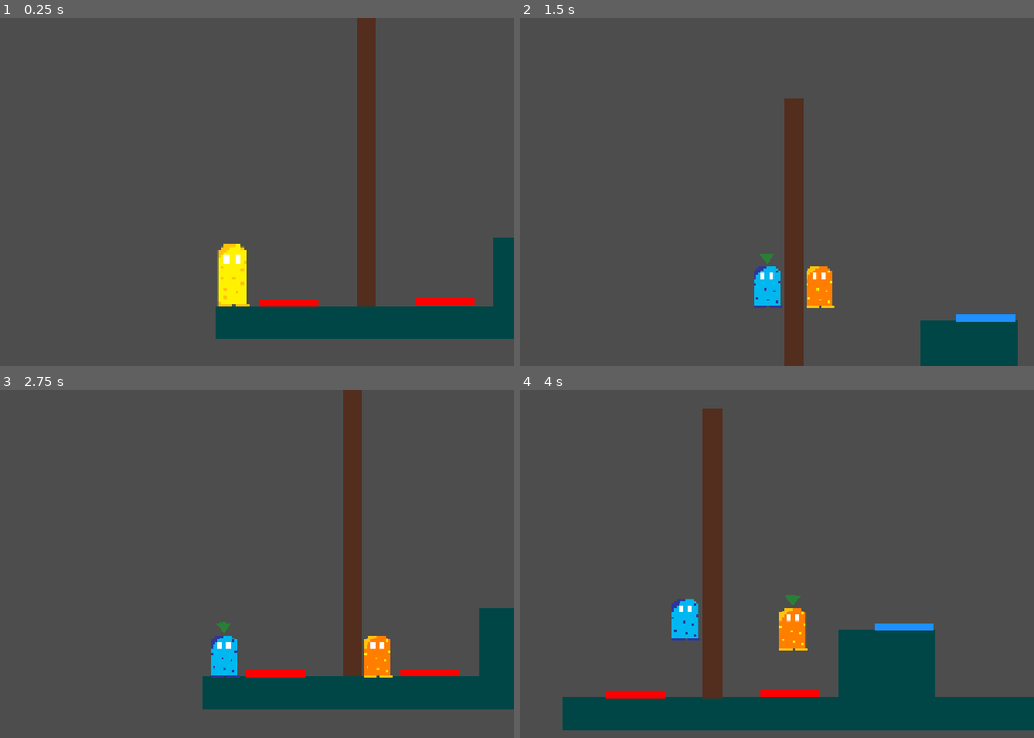
Above: before the commit, frames 1-4 (two rows, left to right).
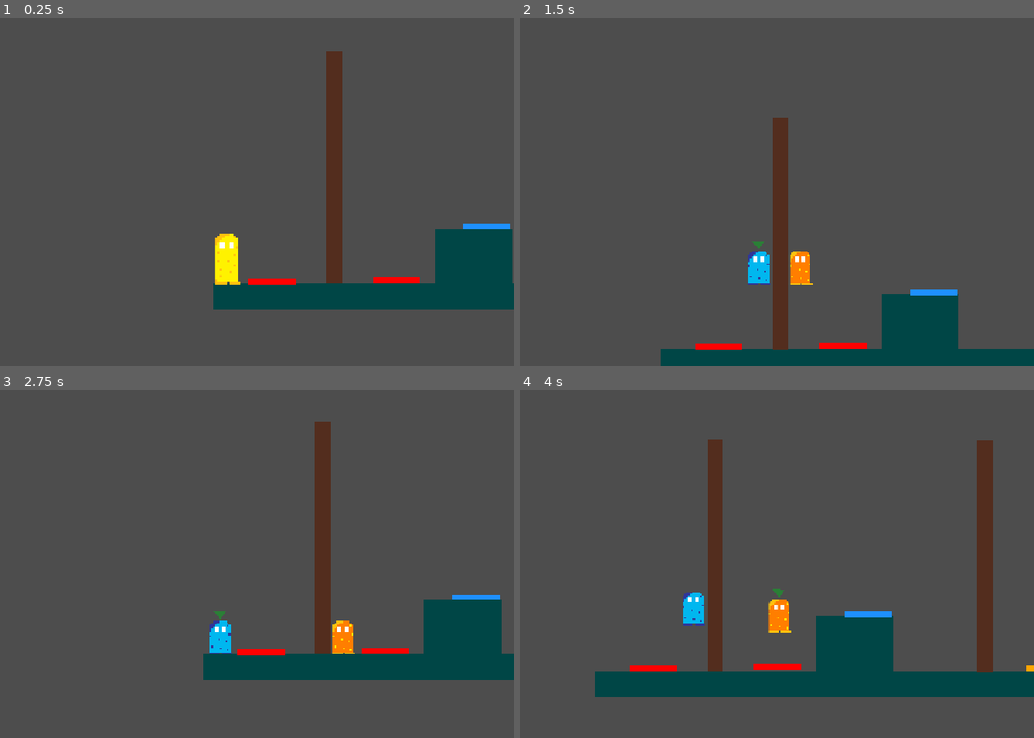
Above: after the commit, the same moments.

Repository: szilveszterbiro7/week4
Game: Godot game, scene res://Scenes/level1.tscn
Same seed, same stepped clock (60 frames per second), same inputs: the game is played once before the commit and once after it.
Inputs (mouse positions are in pixels of both pictures, inside the frame that each line leads up to):
- Up to frame 1 (0.25 s): no input
- Up to frame 2 (1.5 s): tap Enter at 0.5 s; move the mouse to (859, 174) at 0.52 s; hold D (right) from 0.53 s (still down); tap Tab (change_character) at 0.6 s; click (859, 174) at 0.67 s; tap W (jump) at 0.77 s; move the mouse to (602, 209) at 1.27 s; tap F (split) at 1.35 s
- Up to frame 3 (2.75 s): tap W (jump) at 1.52 s; move the mouse to (267, 487) at 2.02 s; release D (right) at 2.03 s; hold A (left) from 2.03 s (still down); tap Alt at 2.1 s
- Up to frame 4 (4 s): move the mouse to (694, 633) at 2.77 s; release A (left) at 2.78 s; hold D (right) from 2.78 s (still down); tap Shift at 2.85 s; click (694, 633) at 2.92 s; tap W (jump) at 3.02, 3.77 s; move the mouse to (910, 616) at 3.52 s; tap Tab (change_character) at 3.6 s

The runs differ from the first frame. In frame 1, 16% of the frame differs, in the area x 41-100%, y 0-93%; in frame 2, 11%; in frame 3, 17%; in frame 4, 21%, in the area x 8-100%, y 5-98%.

Commit message:
Made the second level

Diff:
--- a/week-4/Scenes/clone.tscn
+++ b/week-4/Scenes/clone.tscn
@@ -26,5 +26,6 @@
 uv = PackedVector2Array(68, 42.799995, 68, 42.799995, 40, 84.4, 0.7999878, 42.799995, 23.199982, 42.799995, 23.199982, -18, 41.599976, -17.199997, 43.200012, 38.799995)
 
 [node name="Camera2D" type="Camera2D" parent="." unique_id=999519707]
+zoom = Vector2(0.8, 0.8)
 position_smoothing_enabled = true
 rotation_smoothing_enabled = true
--- a/week-4/Scenes/level1.tscn
+++ b/week-4/Scenes/level1.tscn
@@ -7,6 +7,7 @@
 [ext_resource type="PackedScene" uid="uid://xmtdx5e5rg6w" path="res://Scenes/door.tscn" id="5_y4dr7"]
 [ext_resource type="PackedScene" uid="uid://8s224681l7qj" path="res://Scenes/pressureplate.tscn" id="6_didp7"]
 [ext_resource type="PackedScene" uid="uid://3xvfopas1u0d" path="res://Scenes/exit_gate.tscn" id="7_2a60c"]
+[ext_resource type="PackedScene" uid="uid://cywoixrc6qngl" path="res://Scenes/level2.tscn" id="8_4iphx"]
 
 [sub_resource type="RectangleShape2D" id="RectangleShape2D_ce5me"]
 size = Vector2(43.859375, 2.203125)
@@ -104,5 +105,6 @@
 
 [node name="ExitGate" parent="." unique_id=103256322 instance=ExtResource("7_2a60c")]
 position = Vector2(1195, 181)
+next_scene = ExtResource("8_4iphx")
 
 [editable path="Clone2"]
--- /dev/null
+++ b/week-4/Scenes/level2.tscn
@@ -0,0 +1,166 @@
+[gd_scene format=3 uid="uid://cywoixrc6qngl"]
+
+[ext_resource type="Script" uid="uid://57ccpe3yj8g2" path="res://Scenes/base_level.gd" id="1_lgosu"]
+[ext_resource type="PackedScene" uid="uid://br1033xngyq1f" path="res://Scenes/player.tscn" id="2_mhlpv"]
+[ext_resource type="PackedScene" uid="uid://4is7qswmwhxo" path="res://Scenes/clone.tscn" id="3_ng020"]
+[ext_resource type="Texture2D" uid="uid://5k2aqr88auh4" path="res://Assets/Clone2.png" id="4_vn2uo"]
+[ext_resource type="PackedScene" uid="uid://xmtdx5e5rg6w" path="res://Scenes/door.tscn" id="5_mtqcm"]
+[ext_resource type="PackedScene" uid="uid://8s224681l7qj" path="res://Scenes/pressureplate.tscn" id="6_mmf1u"]
+[ext_resource type="PackedScene" uid="uid://3xvfopas1u0d" path="res://Scenes/exit_gate.tscn" id="7_vn460"]
+
+[sub_resource type="RectangleShape2D" id="RectangleShape2D_ce5me"]
+size = Vector2(43.859375, 2.203125)
+
+[sub_resource type="SegmentShape2D" id="SegmentShape2D_ce5me"]
+a = Vector2(1285, 764)
+b = Vector2(1285, 4)
+
+[sub_resource type="RectangleShape2D" id="RectangleShape2D_2tox5"]
+size = Vector2(250, 39)
+
+[node name="Level2" type="Node2D" unique_id=43157250]
+script = ExtResource("1_lgosu")
+
+[node name="Ground" type="StaticBody2D" parent="." unique_id=355745800]
+position = Vector2(320, 320)
+
+[node name="CollisionShape2D" type="CollisionShape2D" parent="Ground" unique_id=1773694295]
+position = Vector2(378.25, 359)
+scale = Vector2(32, 32)
+shape = SubResource("RectangleShape2D_ce5me")
+
+[node name="ColorRect" type="ColorRect" parent="Ground" unique_id=1320071082]
+offset_left = -319.0
+offset_top = 322.0
+offset_right = 1081.0
+offset_bottom = 390.0
+color = Color(0, 0.27358776, 0.27511105, 1)
+
+[node name="Ground2" type="StaticBody2D" parent="." unique_id=1072270281]
+position = Vector2(-630, 320)
+
+[node name="CollisionShape2D" type="CollisionShape2D" parent="Ground2" unique_id=1710529049]
+position = Vector2(378.25, 359)
+scale = Vector2(32, 32)
+shape = SubResource("RectangleShape2D_ce5me")
+
+[node name="ColorRect" type="ColorRect" parent="Ground2" unique_id=1237490590]
+offset_left = -319.0
+offset_top = 322.0
+offset_right = 1081.0
+offset_bottom = 390.0
+color = Color(0, 0.27358776, 0.27511105, 1)
+
+[node name="Player" parent="." unique_id=1774187077 instance=ExtResource("2_mhlpv")]
+position = Vector2(-956, 403)
+
+[node name="Clone1" parent="." unique_id=1393418881 instance=ExtResource("3_ng020")]
+visible = false
+position = Vector2(407, 379)
+
+[node name="Clone2" parent="." unique_id=539241314 instance=ExtResource("3_ng020")]
+visible = false
+position = Vector2(960, 350)
+
+[node name="Sprite2D" parent="Clone2" index="1" unique_id=1240714779]
+texture = ExtResource("4_vn2uo")
+
+[node name="StaticBody2D" type="StaticBody2D" parent="." unique_id=1607458829]
+position = Vector2(114, -39)
+
+[node name="CollisionShape2D" type="CollisionShape2D" parent="StaticBody2D" unique_id=1022807082]
+shape = SubResource("SegmentShape2D_ce5me")
+
+[node name="StaticBody2D2" type="StaticBody2D" parent="." unique_id=1991805257]
+position = Vector2(-1280, -18)
+
+[node name="CollisionShape2D2" type="CollisionShape2D" parent="StaticBody2D2" unique_id=1448980268]
+position = Vector2(-956, 25)
+shape = SubResource("SegmentShape2D_ce5me")
+
+[node name="Door" parent="." unique_id=370755971 instance=ExtResource("5_mtqcm")]
+position = Vector2(-121, 33)
+
+[node name="Pressureplate" parent="." unique_id=169107418 node_paths=PackedStringArray("door") instance=ExtResource("6_mmf1u")]
+position = Vector2(-442, 230)
+door = NodePath("../Door")
+plate_type = 1
+
+[node name="Pressureplate2" parent="." unique_id=1845035222 node_paths=PackedStringArray("door") instance=ExtResource("6_mmf1u")]
+position = Vector2(-127, 538)
+door = NodePath("../Door2")
+plate_type = 1
+
+[node name="Door2" parent="." unique_id=722675094 instance=ExtResource("5_mtqcm")]
+position = Vector2(989, 40)
+
+[node name="Pressureplate3" parent="." unique_id=1619738442 node_paths=PackedStringArray("door") instance=ExtResource("6_mmf1u")]
+position = Vector2(569, 268)
+door = NodePath("../Door")
+plate_type = 2
+
+[node name="Pressureplate4" parent="." unique_id=199198324 node_paths=PackedStringArray("door") instance=ExtResource("6_mmf1u")]
+position = Vector2(996, 540)
+door = NodePath("../Door2")
+plate_type = 2
+
+[node name="ExitGate" parent="." unique_id=103256322 instance=ExtResource("7_vn460")]
+position = Vector2(1195, 181)
+
+[node name="StaticBody2D4" type="StaticBody2D" parent="." unique_id=468384940]
+position = Vector2(0, 61)
+
+[node name="ColorRect" type="ColorRect" parent="StaticBody2D4" unique_id=2130240061]
+offset_left = -720.0
+offset_top = 420.0
+offset_right = -470.0
+offset_bottom = 460.0
+color = Color(0, 0.16585201, 0.16941264, 1)
+
+[node name="CollisionShape2D" type="CollisionShape2D" parent="StaticBody2D4" unique_id=115415709]
+position = Vector2(-595, 440.5)
+shape = SubResource("RectangleShape2D_2tox5")
+
+[node name="StaticBody2D5" type="StaticBody2D" parent="." unique_id=364735496]
+position = Vector2(283, -92)
+
+[node name="ColorRect" type="ColorRect" parent="StaticBody2D5" unique_id=471319649]
+offset_left = -720.0
+offset_top = 424.0
+offset_right = -470.0
+offset_bottom = 464.0
+color = Color(0, 0.1882353, 0.19215687, 1)
+
+[node name="CollisionShape2D" type="CollisionShape2D" parent="StaticBody2D5" unique_id=1109789530]
+position = Vector2(-595, 443.5)
+shape = SubResource("RectangleShape2D_2tox5")
+
+[node name="StaticBody2D6" type="StaticBody2D" parent="." unique_id=2125820855]
+position = Vector2(952, 87)
+
+[node name="ColorRect" type="ColorRect" parent="StaticBody2D6" unique_id=195590860]
+offset_left = -720.0
+offset_top = 424.0
+offset_right = -470.0
+offset_bottom = 464.0
+color = Color(0, 0.1882353, 0.19215687, 1)
+
+[node name="CollisionShape2D" type="CollisionShape2D" parent="StaticBody2D6" unique_id=652044434]
+position = Vector2(-595, 443.5)
+shape = SubResource("RectangleShape2D_2tox5")
+
+[node name="StaticBody2D7" type="StaticBody2D" parent="." unique_id=652860202]
+position = Vector2(1285, -54)
+
+[node name="ColorRect" type="ColorRect" parent="StaticBody2D7" unique_id=1500828437]
+offset_left = -720.0
+offset_top = 424.0
+offset_right = -470.0
+offset_bottom = 464.0
+color = Color(0, 0.1882353, 0.19215687, 1)
+
+[node name="CollisionShape2D" type="CollisionShape2D" parent="StaticBody2D7" unique_id=1414984271]
+position = Vector2(-595, 443.5)
+shape = SubResource("RectangleShape2D_2tox5")
+
+[editable path="Clone2"]
--- a/week-4/Scenes/player.tscn
+++ b/week-4/Scenes/player.tscn
@@ -19,5 +19,6 @@
 texture = ExtResource("2_6t5aa")
 
 [node name="Camera2D" type="Camera2D" parent="." unique_id=1924757878]
+zoom = Vector2(0.8, 0.8)
 position_smoothing_enabled = true
 rotation_smoothing_enabled = true
